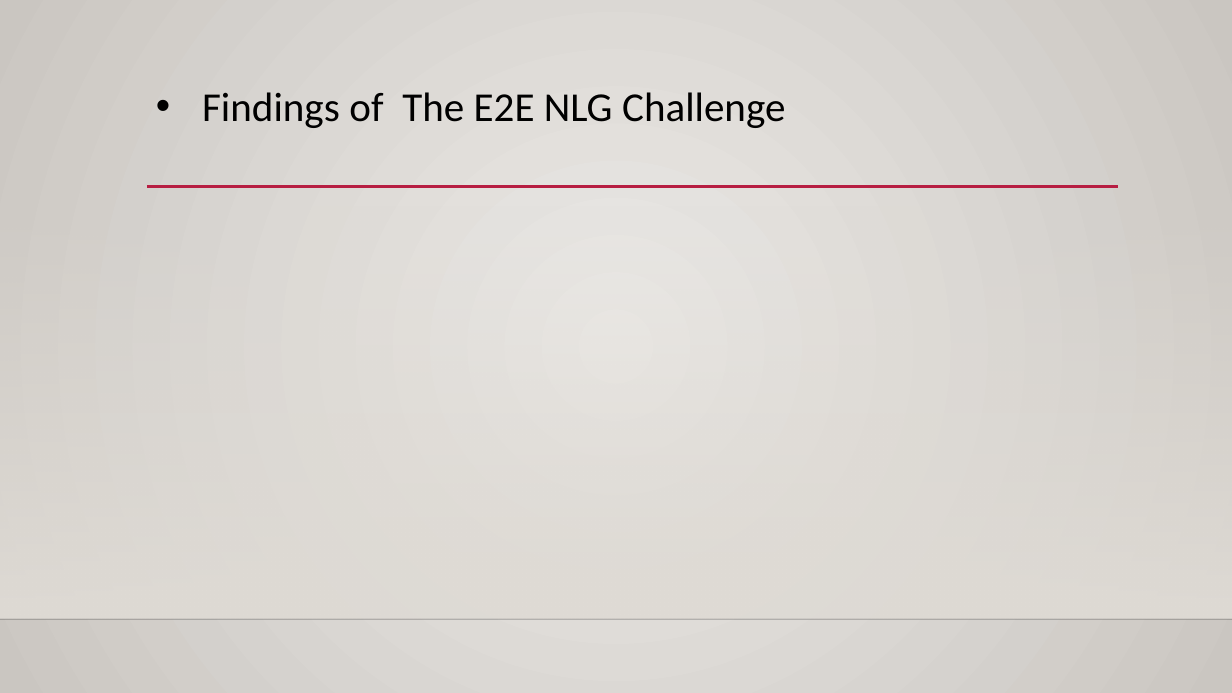
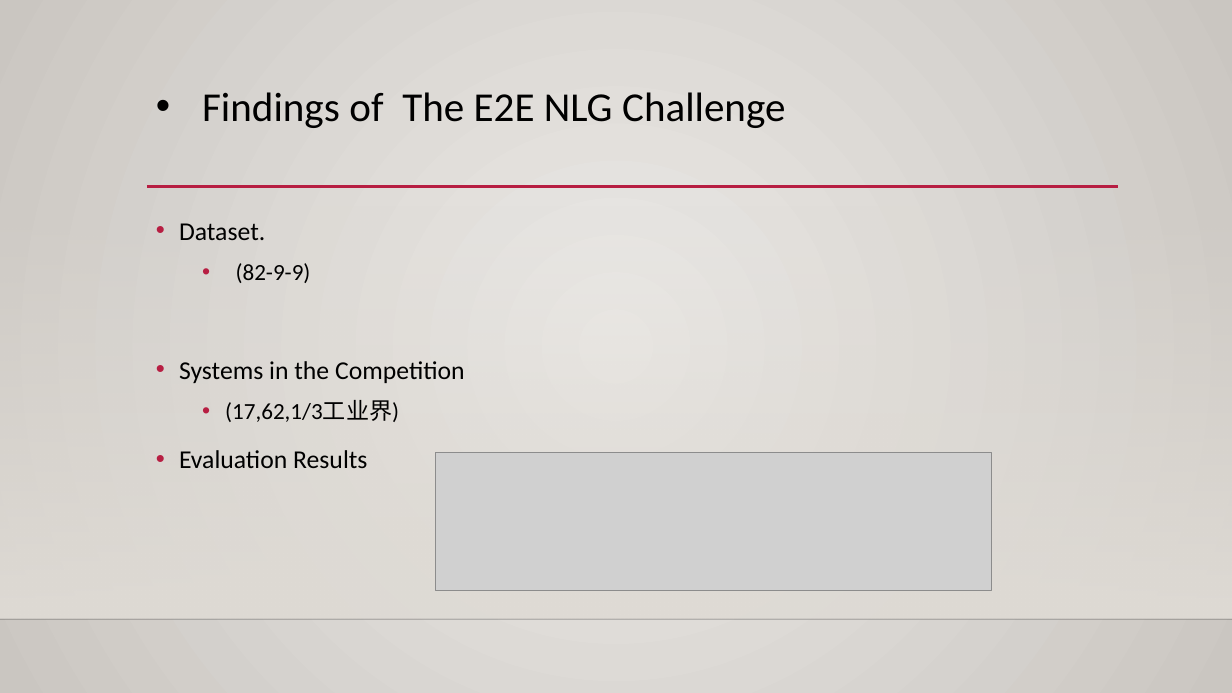
Before and after one commit to huangxiancun/data2text_generation, a slide deck: slide 7 of data_to_text_generation/data_to_text_generation_research_by_huang.pptx. Drawn at 1232x693 pixels with LibreOffice and Linux fonts; fonts in the diff are those of the drawing; grey boxes stand for pictures; background and template pictures are left out. Boxes give left, top, right and bottom in pixels: in the first picture for what was removed or moved away, otherwise in the second. Text is boxed around its words. In the diff, an @@ line names an element or a change of style, - is before the commit and + after.

```diff
--- a/data_to_text_generation/data_to_text_generation_research_by_huang.pptx
+++ b/data_to_text_generation/data_to_text_generation_research_by_huang.pptx
@@ text added at (x1=179, y1=223, x2=465, y2=468), 20 pt, text #000000 @@
+• Dataset.
+  • (82-9-9)
+• Systems in the Competition
+  • (17,62,1/3工业界)
+• Evaluation Results
@@ picture added at (x1=435, y1=452, x2=991, y2=591) @@
```
Also in this commit, not shown: 7 other slides changed, 4 slides added, 1 slide removed.
